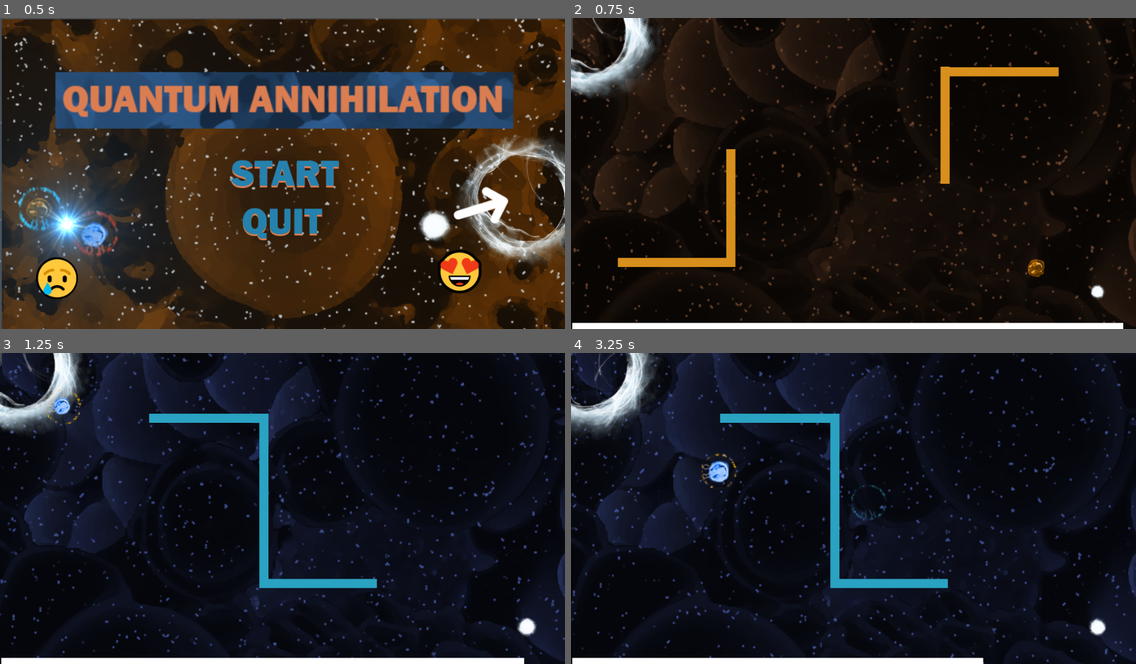
Above: before the commit, frames 1-4 (two rows, left to right).
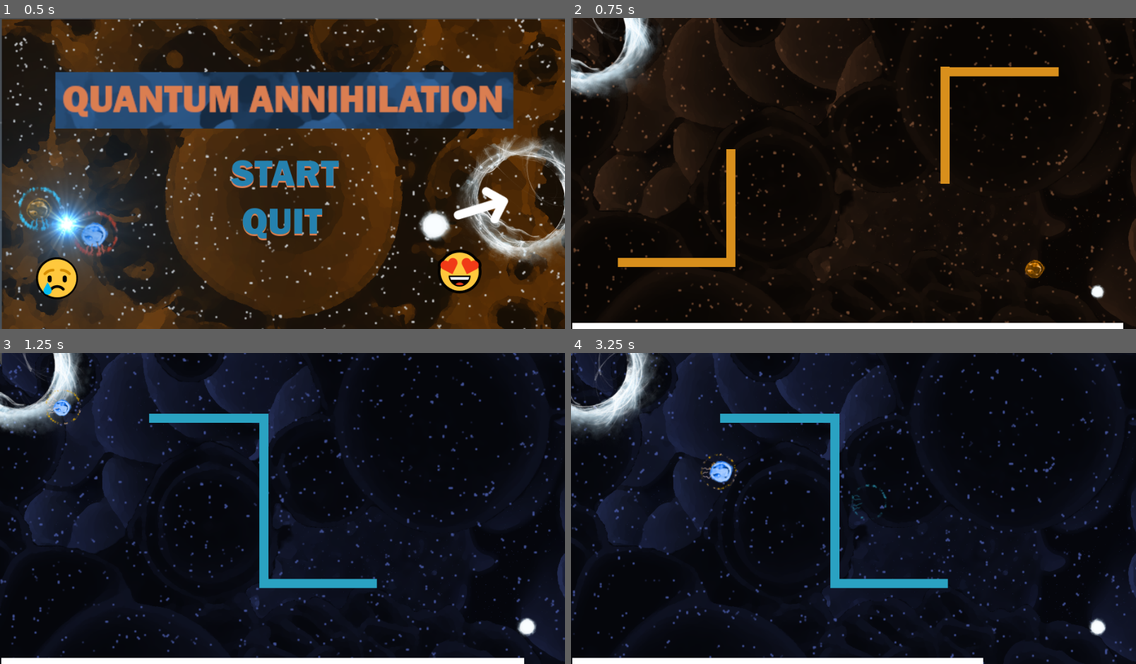
Above: after the commit, the same moments.

Repository: yorak/LD51_Quantum_Annihilation
Game: Godot game, scene res://Menu.tscn
Two runs of this game, one before a commit and one after it. Both use one fixed random seed, a clock stepped at 60 frames per second and the inputs below.
Inputs (mouse positions are in pixels of both pictures, inside the frame that each line leads up to):
- Up to frame 1 (0.5 s): no input
- Up to frame 2 (0.75 s): click (853, 173) at 0.5 s
- Up to frame 3 (1.25 s): no input
- Up to frame 4 (3.25 s): move the mouse to (977, 492) at 1.27 s; hold D (right) 1.28-2.03 s; click (977, 492) at 1.42 s; move the mouse to (740, 524) at 2.02 s; hold S (down) 2.03-2.78 s; move the mouse to (910, 440) at 2.77 s; hold D (right) from 2.78 s (still down)

Frame 1 is identical in both runs. In frame 2, 0.1% of the frame differs, in the area x 80-84%, y 77-84%; in frame 3, 0.2%; in frame 4, 0.4%, in the area x 22-56%, y 32-54%.

Commit message:
FIx bug with game end

Diff:
--- a/World.gd
+++ b/World.gd
@@ -14,17 +14,17 @@
 	preload("res://Level1.tscn"),
 	preload("res://Level2.tscn"),
 	preload("res://Level3.tscn"),
-	preload("res://Level4.tscn")
+	preload("res://Level4.tscn"),
+	#preload("res://Level1.tscn")
 ]
 
 # Called when the node enters the scene tree for the first time.
 func _ready():
 	Input.set_custom_mouse_cursor(circles)
-	if Data.level>len(levels):
+	if Data.level>len(levels)-1:
 		get_tree().change_scene("res://End.tscn")
 		return
 
-	print(Data.level)
 	var barriersNode = levels[Data.level].instance()
 	var world_node = get_tree().get_root().get_node("World")
 	world_node.add_child(barriersNode)
--- a/World.tscn
+++ b/World.tscn
@@ -454,11 +454,12 @@
 
 [node name="Core" type="AnimatedSprite" parent="Player"]
 frames = SubResource( 25 )
+frame = 1
 playing = true
 
 [node name="Field" type="AnimatedSprite" parent="Player"]
 frames = SubResource( 72 )
-frame = 8
+frame = 7
 playing = true
 
 [node name="Bounce" type="AudioStreamPlayer" parent="Player"]
@@ -477,12 +478,12 @@
 
 [node name="Core" type="AnimatedSprite" parent="Monster"]
 frames = SubResource( 24 )
-frame = 2
+frame = 1
 playing = true
 
 [node name="Field" type="AnimatedSprite" parent="Monster"]
 frames = SubResource( 51 )
-frame = 11
+frame = 6
 playing = true
 
 [node name="PlayerSeenTimer" type="Timer" parent="Monster"]
Not shown, changed: deploy/index.html
Not shown, changed: deploy/index.pck
